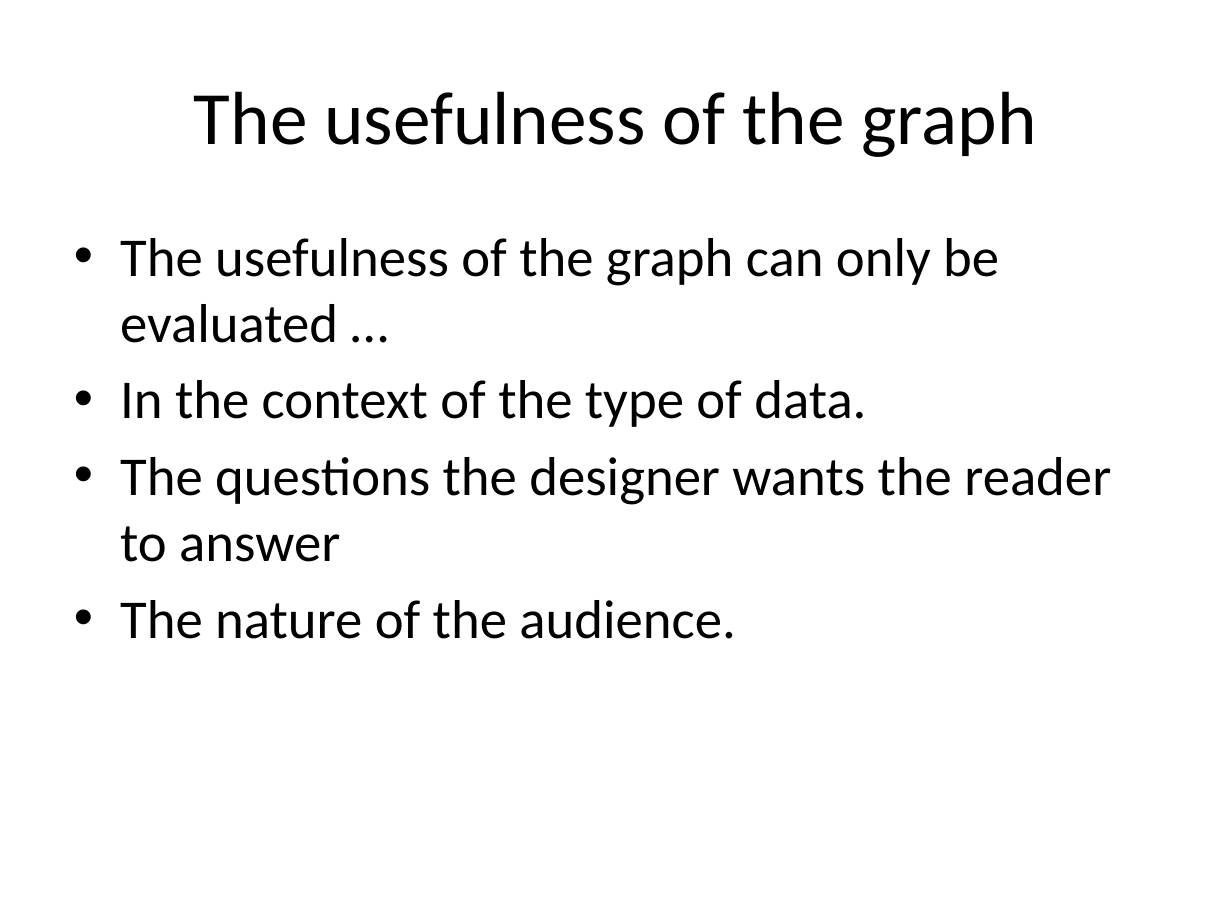
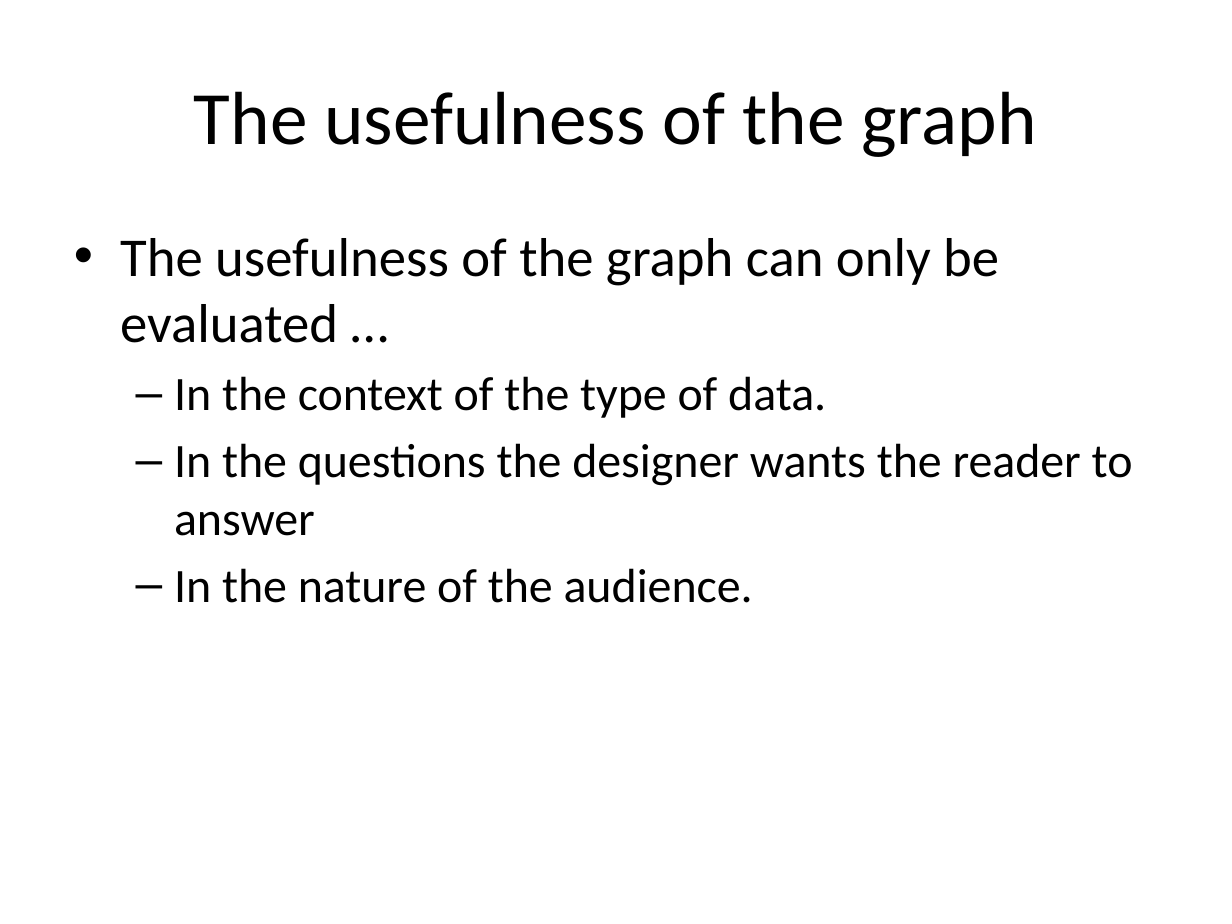
Before and after one commit to mattwaite/JOUR491-Data-Visualization, a slide deck: slide 2 of Lectures/FormAndFunction.pptx. Drawn at 1232x924 pixels with LibreOffice and Linux fonts; fonts in the diff are those of the drawing. Boxes give left, top, right and bottom in pixels: in the first picture for what was removed or moved away, otherwise in the second. Text is boxed around its words. In the diff, an @@ line names an element or a change of style, - is before the commit and + after.

```diff
--- a/Lectures/FormAndFunction.pptx
+++ b/Lectures/FormAndFunction.pptx
@@ text at (x1=174, y1=376, x2=826, y2=418): size 32 to 28 pt in "In the context of the type of ..."; bullet • to –; list level 1 to 2 in "In the context of the ..." @@
@@ text at (x1=174, y1=443, x2=1133, y2=603): text changed; size 32 to 28 pt @@
-• The questions the designer wants the reader to answer
-• The nature of the audience.
+  – In the questions the designer wants the reader to answer
+  – In the nature of the audience.
```
Also in this commit, not shown: 2 other files.
